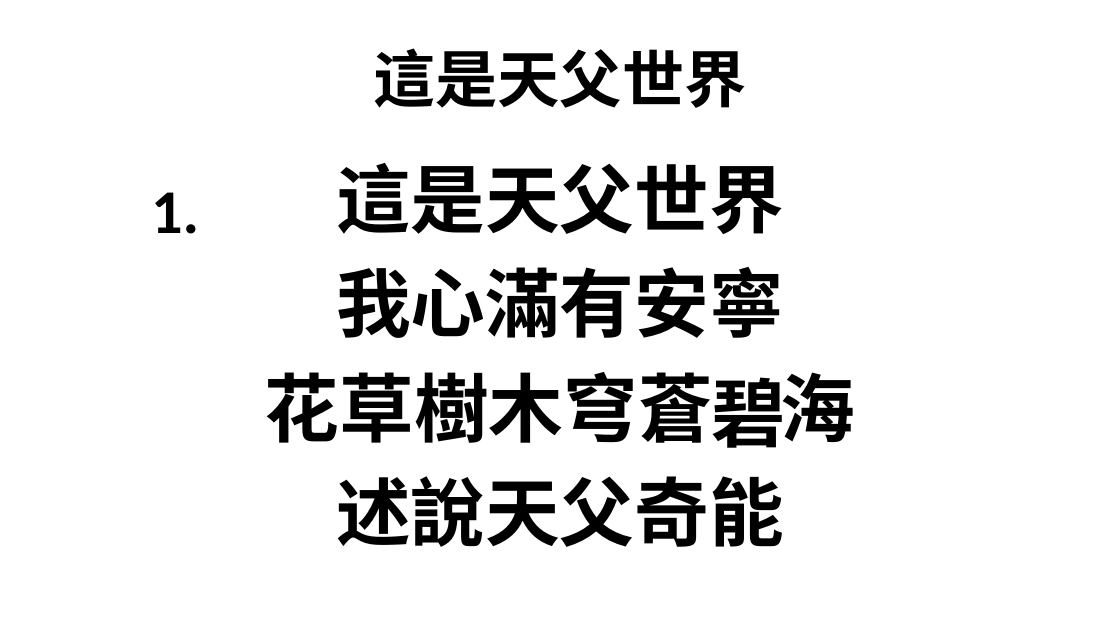
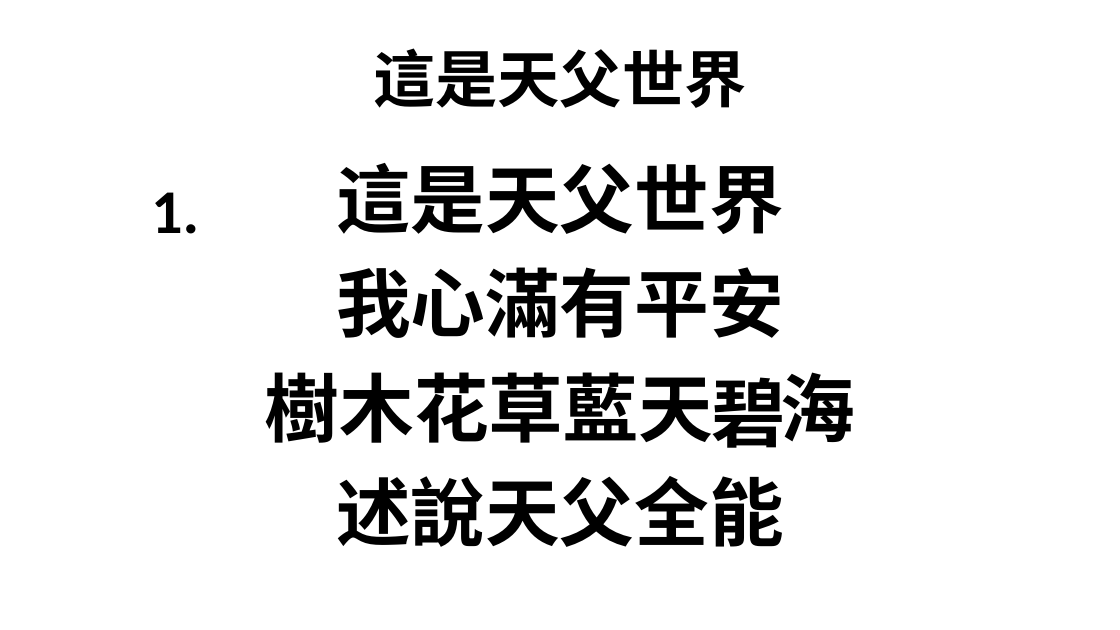
Before and after one commit to batisuoc/bible-school, a slide deck: slide 2 of 2020/10月.pptx. Drawn at 1120x630 pixels with LibreOffice and Linux fonts; fonts in the diff are those of the drawing; background and template pictures are left out. Boxes give left, top, right and bottom in pixels: in the first picture for what was removed or moved away, otherwise in the second. Text is boxed around its words. In the diff, an @@ line names an element or a change of style, - is before the commit and + after.

```diff
--- a/2020/10月.pptx
+++ b/2020/10月.pptx
@@ text at [265, 267, 855, 547]: text changed @@
-我心滿有安寧
-花草樹木穹蒼 海
-述說天父奇能
+我心滿有平安
+樹木花草藍天 海
+述說天父全能
```
Also in this commit, not shown: 5 other slides changed.
